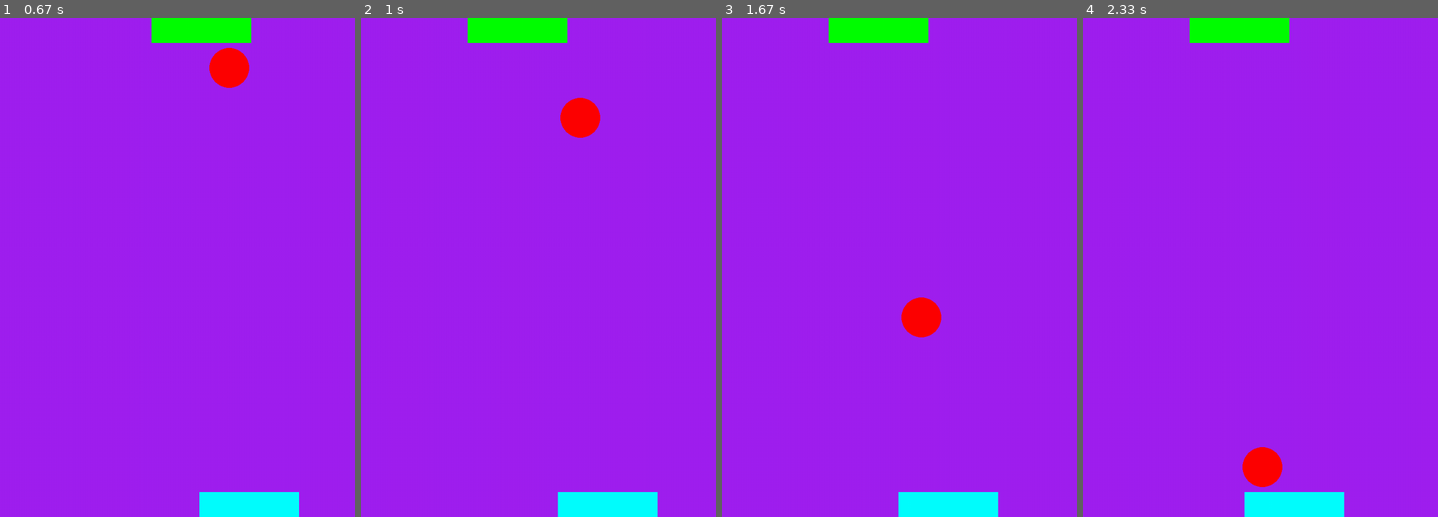
Above: before the commit, frames 1-4 (left to right).
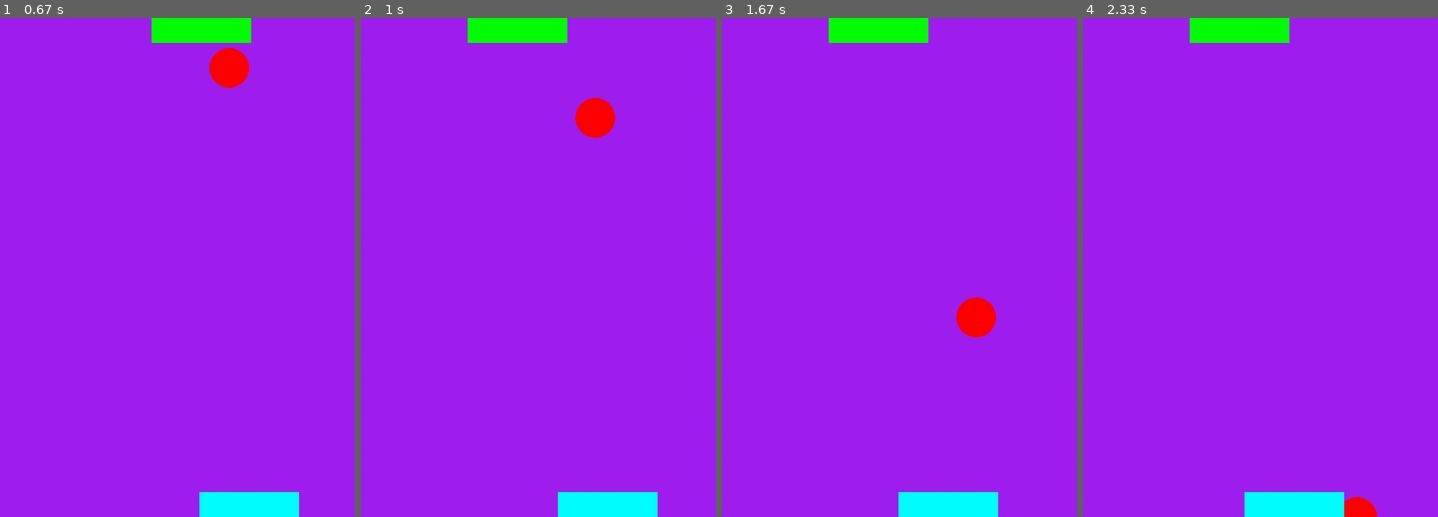
Above: after the commit, the same moments.

Repository: coolant9/computer_program
Game: pygame game, started from pygame/lesson2.py
The game is run twice, just before and just after one commit, with the same random seed, the same clock (stepped at 60 frames per second) and the same inputs.
Inputs:
- Up to frame 1 (0.67 s): hold A from 0.33 s (still down)
- Up to frame 2 (1 s): release A at 0.87 s; hold A from 0.9 s (still down); tap J at 0.97 s
- Up to frame 3 (1.67 s): tap J at 1.27, 1.4 s; release A at 1.3 s; hold D from 1.33 s (still down)
- Up to frame 4 (2.33 s): tap J at 1.7, 2.07 s; release D at 1.97 s; hold A from 2 s (still down)

Frame 1 is identical in both runs. In frame 2, 0.7% of the frame differs, in the area x 56-72%, y 16-24%; in frame 3, 1.4%, in the area x 50-78%, y 56-64%; in frame 4, 1.0%.

Commit message:
makes the ball turn differently on different sides

Diff:
--- a/pygame/lesson2.py
+++ b/pygame/lesson2.py
@@ -1,9 +1,10 @@
 # Example file showing a circle moving on screen
 import pygame
-def update_player_pos(dy,ball_pos):
+def update_player_pos(dy,ball_pos,dx):
     ball_pos.y += dy*10
-    ball_pos.x += -1*0.1*10
+    ball_pos.x += dx*0.1*10
     return ball_pos
+
 
 # pygame setup
 pygame.init()
@@ -13,7 +14,7 @@
 dt = 0
 x = 500
 dy = -1
-dx =  1
+dx =  -1
 ball_pos = pygame.Vector2(screen.get_width() / 2, screen.get_height() / 2)
 rectangle1_left = 400
 rectangle2_left = 400
@@ -26,7 +27,7 @@
 
     # fill the screen with a color to wipe away anything from last frame
     screen.fill("purple")
-    ball_pos = update_player_pos(dy,ball_pos)
+    ball_pos = update_player_pos(dy,ball_pos,dx)
     pygame.draw.circle(screen, "red",ball_pos , 40)
 
     def is_hitting(rectangle,ball):
@@ -38,11 +39,19 @@
     rectangle2 = pygame.Rect(rectangle2_left,950, 200, 50)
 
     if ball_pos.y == 50 and is_hitting(rectangle1, ball_pos):
+        center = rectangle1.x + rectangle1.width/2
         dy = 1
-
+        if ball_pos.x > center:
+            dx = 1
+        else:
+            dx = -1
     if ball_pos.y == 950 and is_hitting(rectangle2, ball_pos):
         dy = -1
-
+        center = rectangle2.x + rectangle2.width/2
+        if ball_pos.x > center:
+            dx=1
+        else:
+            dx = -1
 
 
 
